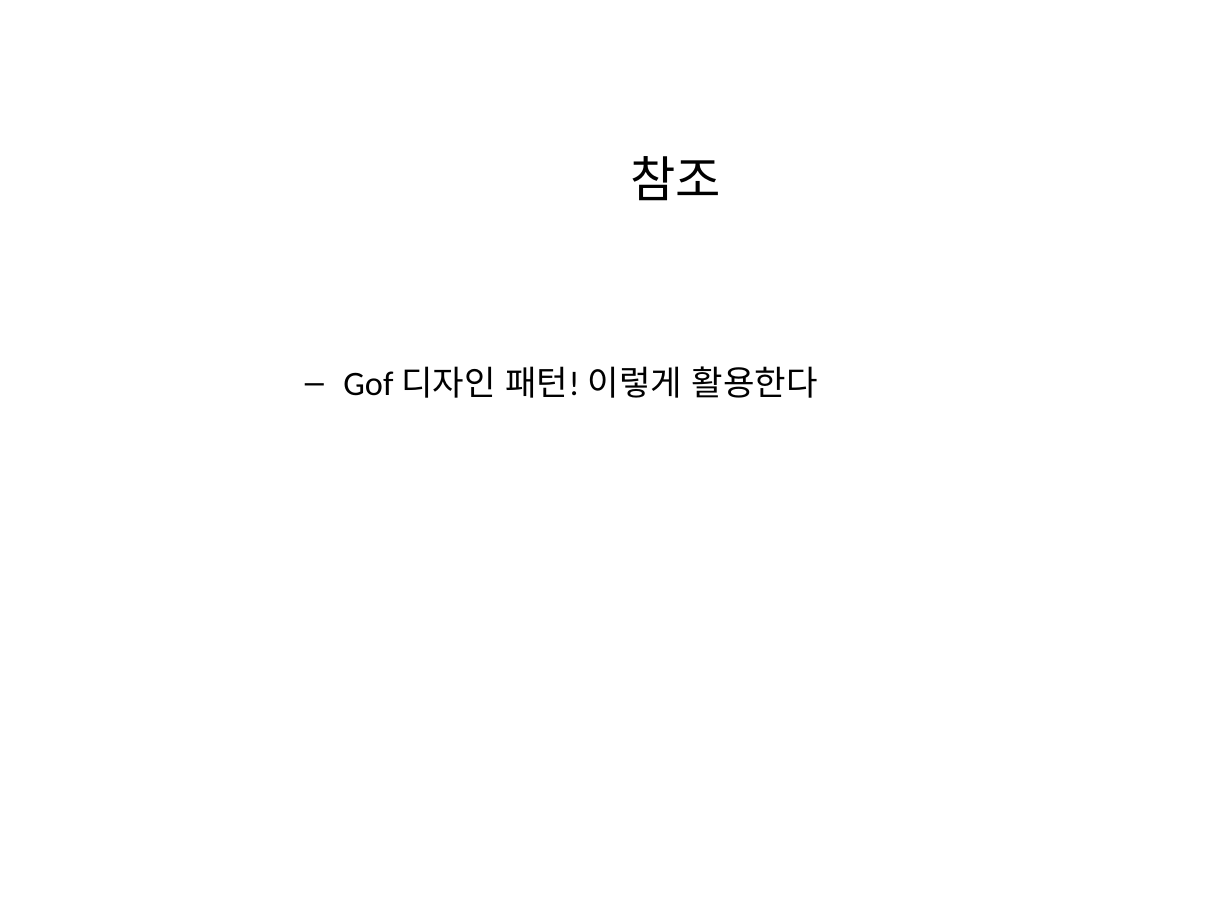
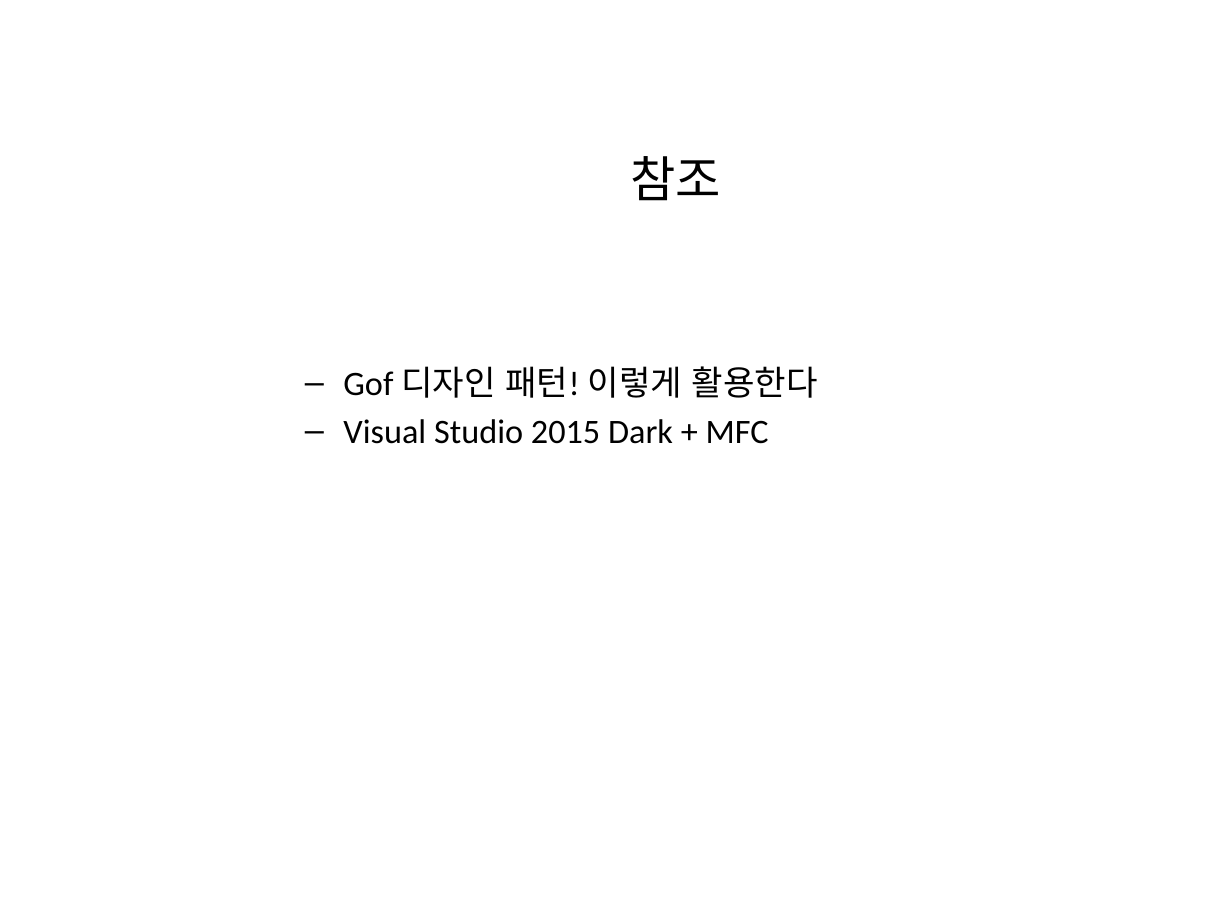
Before and after one commit to CppKorea/DesignPattern, a slide deck: slide 8 of 5th Sutdy/Memento/Memento.pptx (slide 7 before the commit). Drawn at 1232x924 pixels with LibreOffice and Linux fonts; fonts in the diff are those of the drawing; background and template pictures are left out. Boxes give left, top, right and bottom in pixels: in the first picture for what was removed or moved away, otherwise in the second. Text is boxed around its words. In the diff, an @@ line names an element or a change of style, - is before the commit and + after.

```diff
--- a/5th Sutdy/Memento/Memento.pptx
+++ b/5th Sutdy/Memento/Memento.pptx
@@ text at box(343, 419, 769, 444): paragraph added @@
+  – Visual Studio 2015 Dark + MFC
```
Also in this commit, not shown: 2 other slides changed, 1 slide added, 5 other files.
